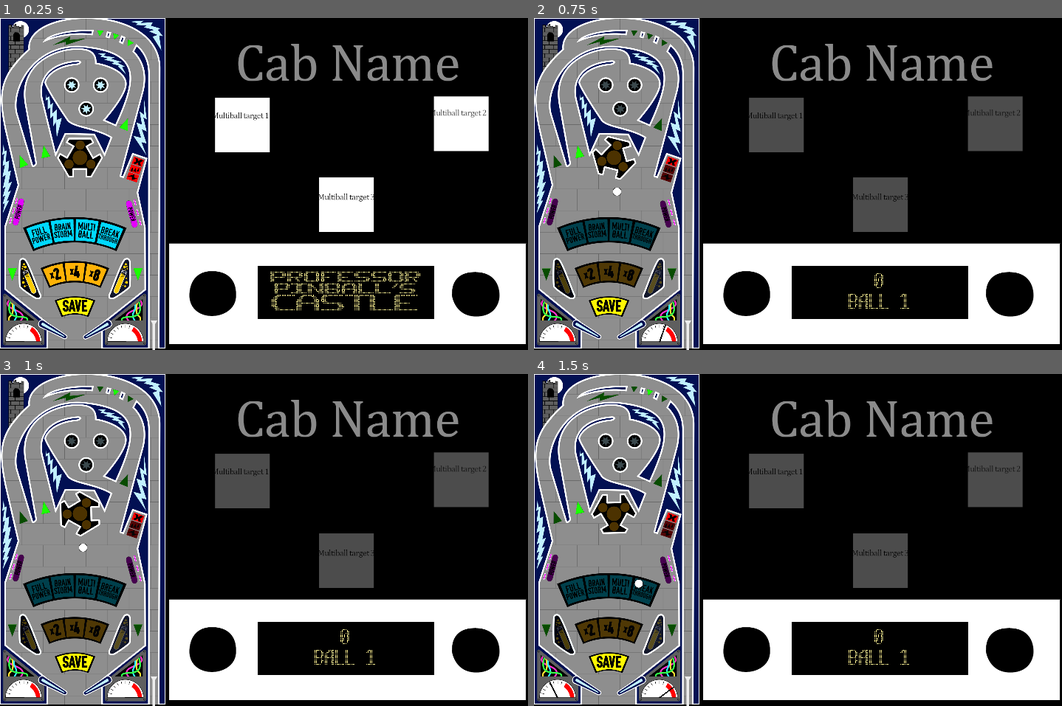
Above: before the commit, frames 1-4 (two rows, left to right).
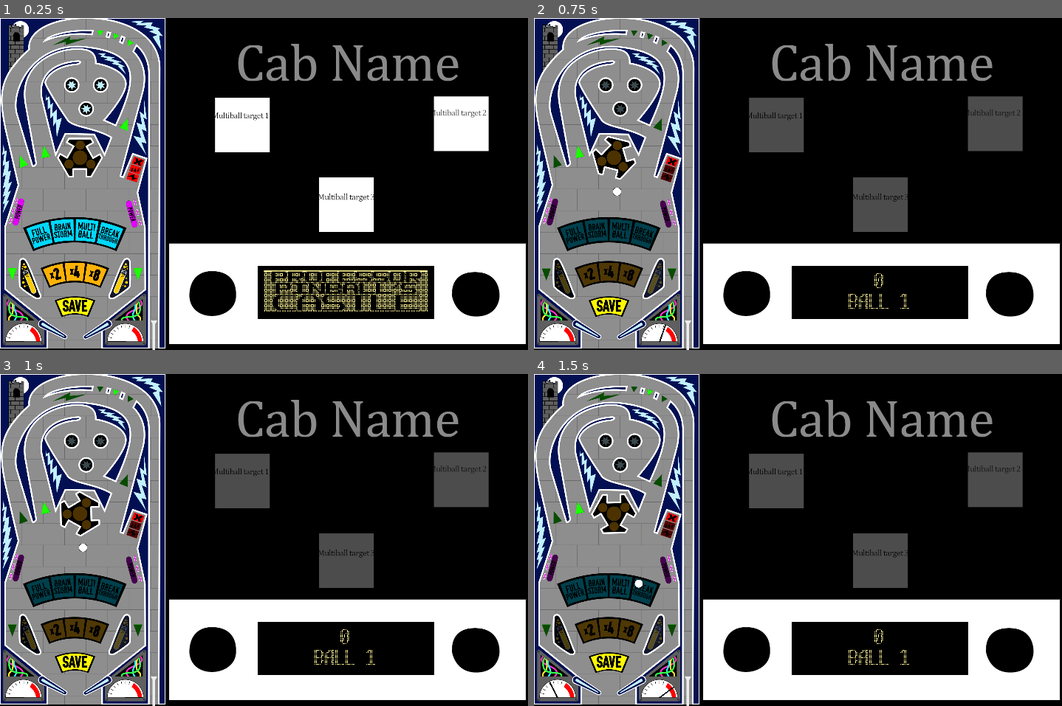
Above: after the commit, the same moments.

Repository: dbisdorf/professor-pinball
Game: Godot game, scene res://Table.tscn
Two runs of this game, one before a commit and one after it. Both use one fixed random seed, a clock stepped at 60 frames per second and the inputs below.
Inputs:
- Up to frame 1 (0.25 s): no input
- Up to frame 2 (0.75 s): tap Enter at 0.5 s; hold D from 0.53 s (still down); hold Q from 0.53 s (still down)
- Up to frame 3 (1 s): keep holding D; keep holding Q; tap Space at 0.77 s
- Up to frame 4 (1.5 s): release D at 1.28 s; release Q at 1.28 s; hold S from 1.28 s (still down); tap B at 1.35 s

The runs differ from the first frame. In frame 1, 1.6% of the frame differs, in the area x 49-81%, y 76-89%; in frame 2, nothing differs; in frame 3, nothing differs; in frame 4, nothing differs.
Error after the commit: Attempt to call function 'start' in base 'null instance' on a null instance. (res://DMD.gd:343)

Commit message:
DMD animation work

Diff:
--- a/DMD.gd
+++ b/DMD.gd
@@ -1,6 +1,8 @@
 extends Node2D
 
 # This logic and the associated graphic resources simulate a low-res dot matrix display.
+
+
 
 # We're simulating a display with a resolution of 128x32.
 const DMD_WIDTH = 128
@@ -148,7 +150,7 @@
 const TARGET_HUNT_SEQ = [DISPLAY_TARGET_HUNT, DISPLAY_TARGET_HUNT_RULES]
 const BONUS_SEQ = [DISPLAY_LANE_BONUS, DISPLAY_LOOP_BONUS, DISPLAY_TARGET_BONUS, DISPLAY_TOTAL_BONUS]
 
-var dmd_texture = preload("res://graphics/dmd.png")
+var dmd_texture = preload("res://WIP-Stuff/dmd-animate.png")
 var font
 var font_texture = preload("res://graphics/font.png")
 var upper_text
@@ -163,6 +165,8 @@
 var sequence = []
 var sequence_index = 0
 var paused = false
+var graphics_mode_update_enable = true
+var scroll_adjust = 0
 
 # There is probably a better way to do this, but this didn't require much
 # thought, and it works. We're mapping characters to specific positions
@@ -218,6 +222,12 @@
 	font.add_char(KEY_EXCLAM, 0, Rect2(24, 60, 8, 12))
 
 	font.add_char(KEY_SPACE, 0, Rect2(48, 72, 8, 12))
+
+func DMDRESET():
+	displaying = 0
+	scroll_adjust = 0
+	#other stuff in the future ig
+	return
 
 func _draw():
 	draw_rect(DMD_RECT, BLANK_COLOR, true)
@@ -326,8 +336,11 @@
 	displaying = display_number
 	if display_number < DISPLAY_CANNED_TEXT:
 		# If we're showing a bitmap, figure out where it is in the texture and display it.
+		# This is where the bitmap is shown, bitmap updates on timer timeout
 		mode = MODE_GRAPHICS
 		texture_draw.position.y = DMD_HEIGHT * display_number
+		texture_draw.position.x = DMD_WIDTH
+		$BMPUpdate.start()
 		update()
 	else:
 		# If we're showing text, construct it from strings and display it.
@@ -383,3 +396,17 @@
 	else:
 		# If we're not displaying a sequence, go back to showing the score.
 		show_something(DISPLAY_SCORE, true)
+
+
+#the entire pourpose of this function patch is to animate
+#all of the baked in images- 4 frames intended
+#other than the jackpot change I made
+
+func _on_BMPUpdate_timeout():
+	if graphics_mode_update_enable:
+		if scroll_adjust > 4:
+			scroll_adjust = 0
+		texture_draw.position.x = DMD_WIDTH * scroll_adjust + (scroll_adjust+1)
+		scroll_adjust = scroll_adjust + 1
+		$BMPUpdate.start()
+		update()
Binary file added: WIP-Stuff/dmd-animate.png
Not shown, added: WIP-Stuff/dmd-animate.png.import
Not shown, added: WIP-Stuff/dmd-animate.xcf
